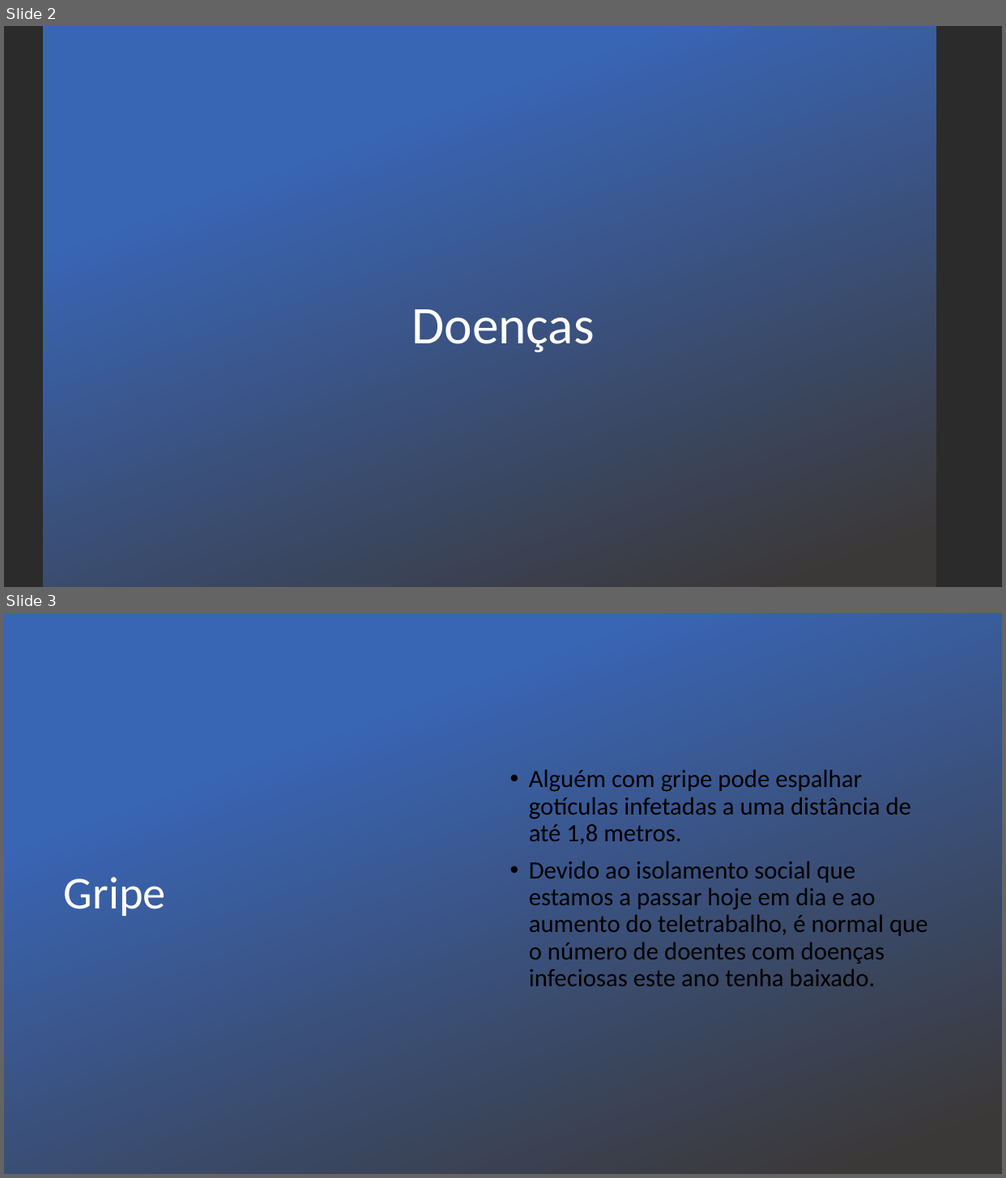
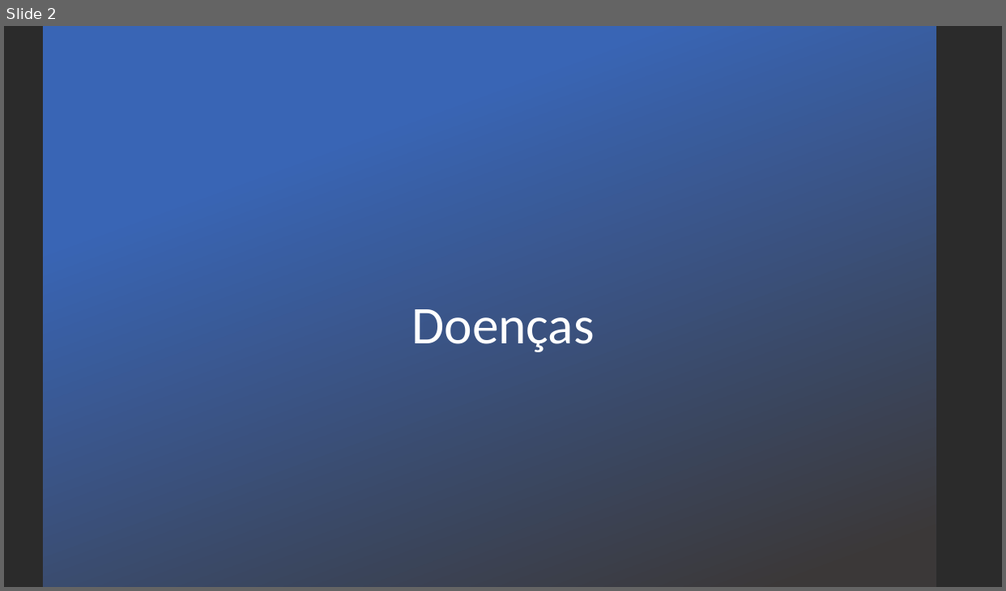
Before and after one commit to GabrielMCS01/CTI-TP, a slide deck: VantagensSociais.pptx. Shown one above the other, each under a label of ours: slides 2 and 3 before the commit, slide 2 after it. The pictures are 1006x1178 and 1006x591 pixels, drawn with LibreOffice and Linux fonts; fonts in the diff are those of the drawing; background and template pictures are left out; a plain dark background stands for a picture behind light text. Boxes give left, top, right and bottom in pixels: in the first picture for what was removed or moved away, otherwise in the second. Text is boxed around its words. In the diff, an @@ line names an element or a change of style, - is before the commit and + after.

```diff
--- a/VantagensSociais.pptx
+++ b/VantagensSociais.pptx
@@ slide 3 removed at (4,613,1002,1174), background picture (left out) @@
@@ rectangle removed at (4,613,1002,1174) @@
@@ text removed at (529,769,928,986) @@
-• Alguém com gripe pode espalhar gotículas infetadas a uma distância de até 1,8 metros.
-• Devido ao isolamento social que estamos a passar hoje em dia e ao aumento do teletrabalho, é normal que o número de doentes com doenças infeciosas este ano tenha baixado.
@@ title removed at (64,877,166,916) @@
-Gripe
```
Also in this commit, not shown: 1 slide changed, 4 slides added, 1 other slide removed.
